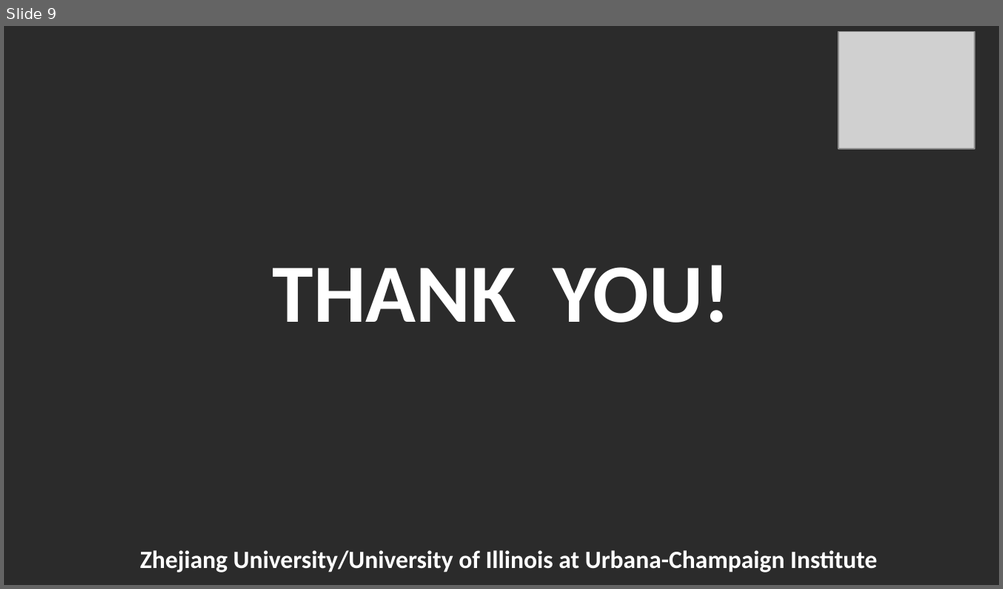
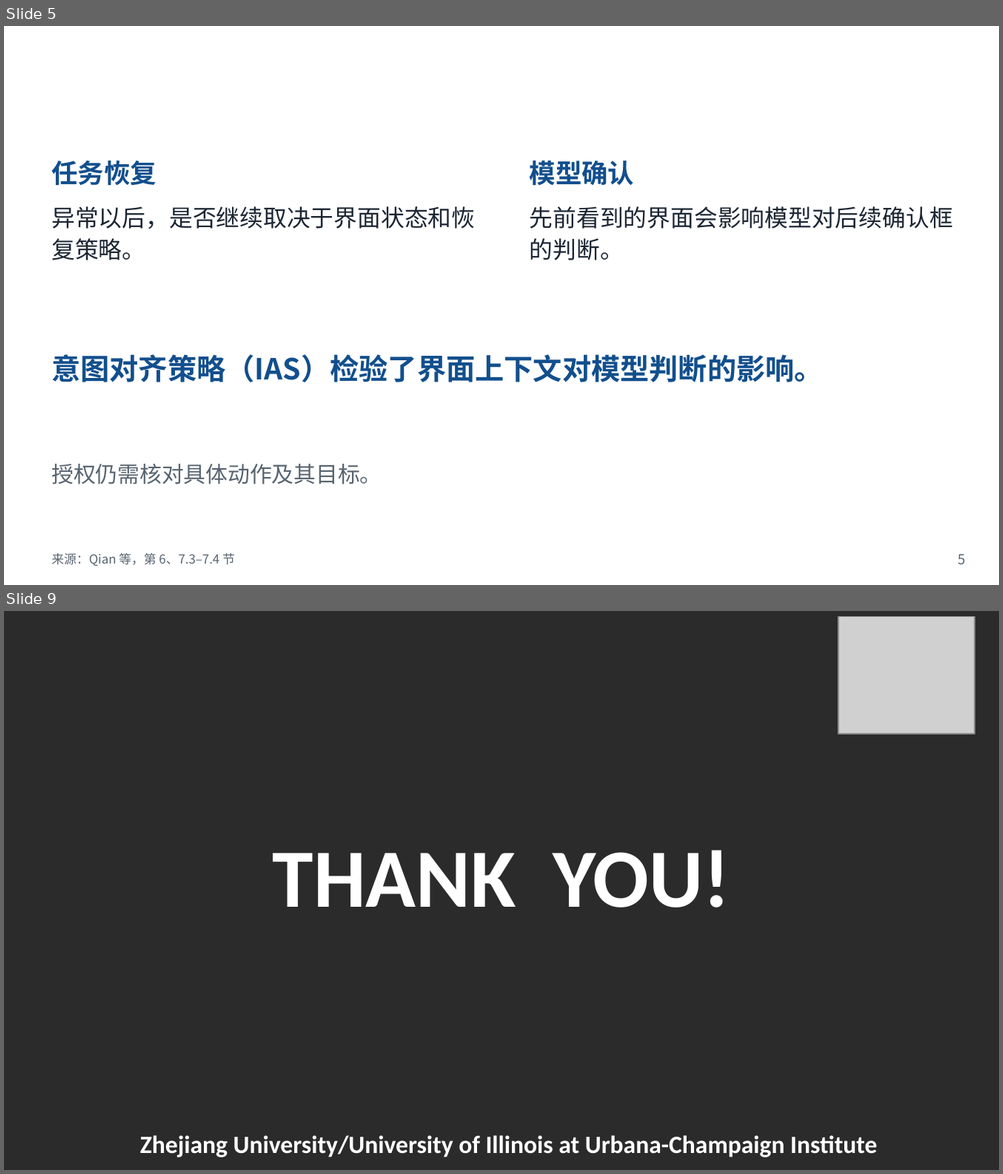
Before and after one commit to Novakru/ZJU-assignment-reports, a slide deck: review/presentation-zh.pptx. Shown one above the other, each under a label of ours: slide 9 before the commit, slides 5 and 9 after it; the slides between them are not shown. The pictures are 1003x589 and 1003x1174 pixels, drawn with LibreOffice and Linux fonts; fonts in the diff are those of the drawing; grey boxes stand for pictures; background and template pictures are left out; a plain dark background stands for a picture behind light text. Boxes give left, top, right and bottom in pixels: in the first picture for what was removed or moved away, otherwise in the second. Text is boxed around its words. In the diff, an @@ line names an element or a change of style, - is before the commit and + after.

```diff
--- a/review/presentation-zh.pptx
+++ b/review/presentation-zh.pptx
@@ slide 5 added at bbox=[4, 26, 999, 585], background #FFFFFF @@
@@ text added at bbox=[36, 30, 782, 69], 18 pt, text #FFFFFF, bold @@
+多步任务为何更复杂
@@ text added at bbox=[911, 28, 976, 66], 18 pt, text #FFFFFF, bold @@
+ZJUI
@@ text added at bbox=[51, 161, 156, 185], 19 pt, text #124F8D, bold @@
+任务恢复
@@ text added at bbox=[529, 161, 634, 185], 19 pt, text #124F8D, bold @@
+模型确认
@@ text added at bbox=[51, 207, 475, 261], 17 pt, text #1C2633 @@
+异常以后，是否继续取决于界面状态和恢复策略。
@@ text added at bbox=[529, 207, 953, 261], 17 pt, text #1C2633 @@
+先前看到的界面会影响模型对后续确认框的判断。
@@ text added at bbox=[51, 355, 823, 383], 21 pt, text #124F8D, bold @@
+意图对齐策略（IAS）检验了界面上下文对模型判断的影响。
@@ text added at bbox=[51, 464, 381, 485], 16 pt, text #586470 @@
+授权仍需核对具体动作及其目标。
@@ text added at bbox=[51, 554, 235, 566], 9 pt, text #586470 @@
+来源：Qian 等，第 6、7.3–7.4 节
@@ text added at bbox=[958, 554, 965, 565], 10 pt, text #586470 @@
+5
```
Also in this commit, not shown: 1 slide changed, 8 other slides added, 9 slides removed, 22 other files.
